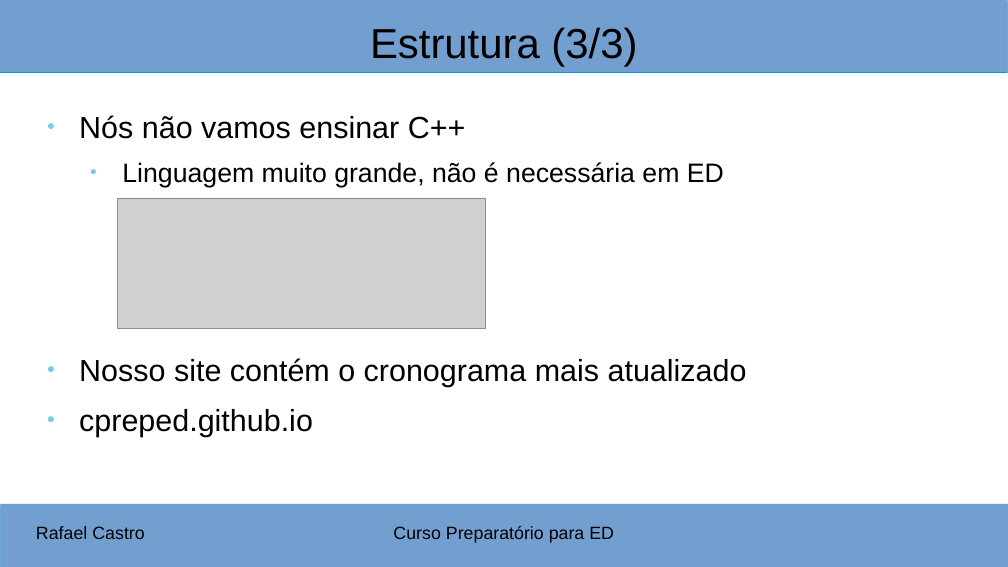
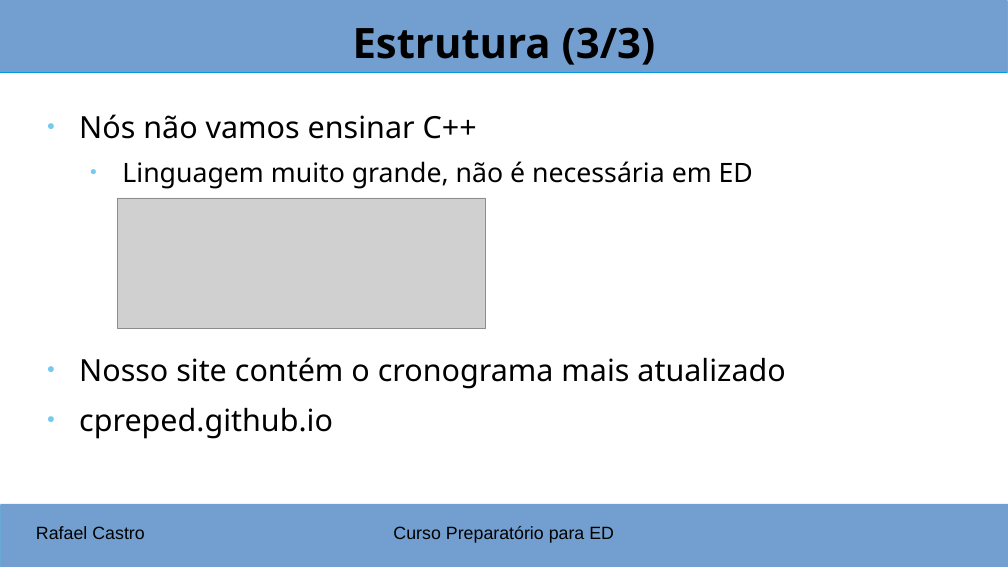
Before and after one commit to CPrepED/CPrepED.github.io, a slide deck: slide 9 of slides/01-intro.odp. Drawn at 1008x567 pixels with LibreOffice and Linux fonts; fonts in the diff are those of the drawing; grey boxes stand for pictures. Boxes give left, top, right and bottom in pixels: in the first picture for what was removed or moved away, otherwise in the second. Text is boxed around its words. In the diff, an @@ line names an element or a change of style, - is before the commit and + after.

Commit message:
site completo, só falta adicionar conteúdo

```diff
--- a/slides/01-intro.odp
+++ b/slides/01-intro.odp
@@ title "Estrutura (3/3)" at [353, 27, 656, 65]: font Arial to Noto Sans, bold on @@
@@ text "Nós não vamos ensinar C++" at [79, 114, 785, 439]: font Arial to Noto Sans @@
```
Also in this commit, not shown: 11 other slides changed, 5 other files.
